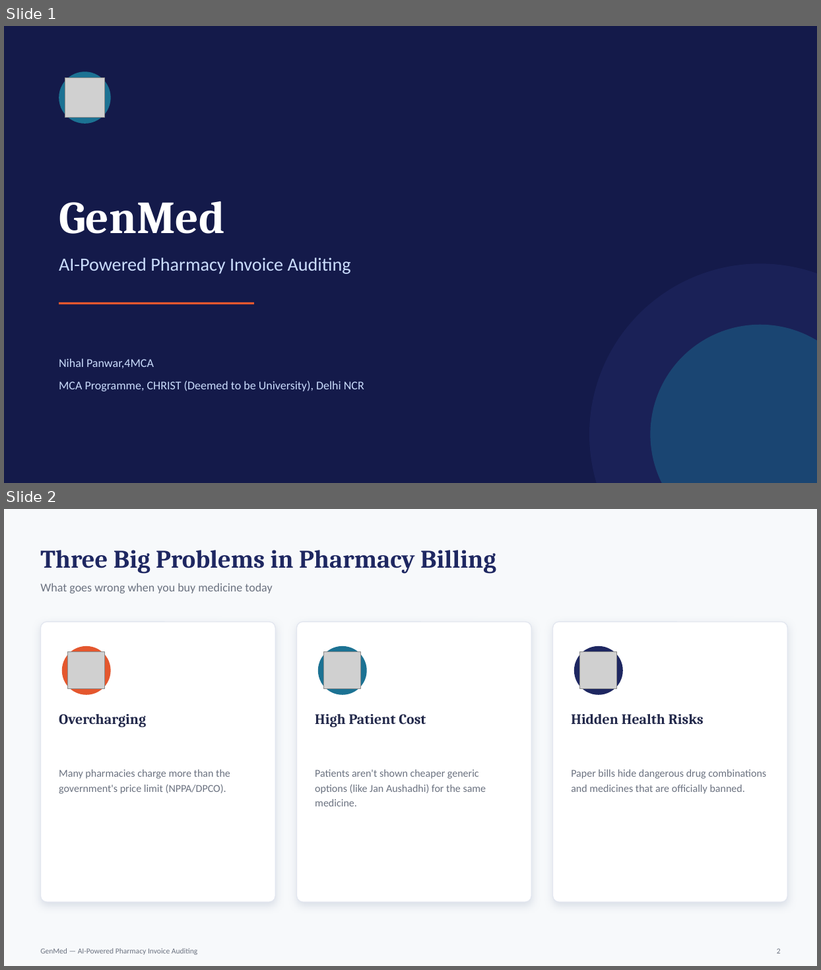
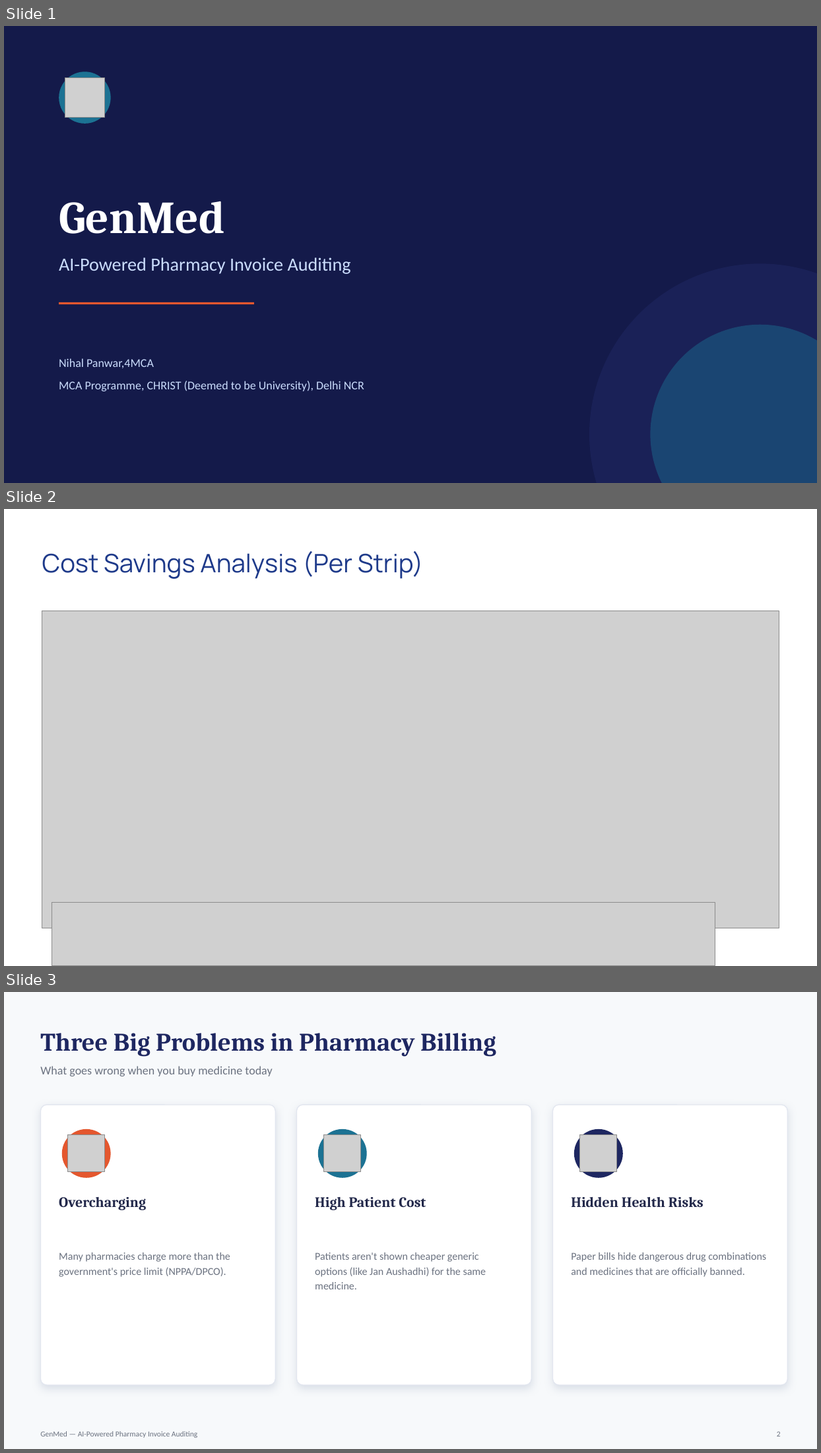
Before and after one commit to panwarnihal/GenMed, a slide deck: docs/presentation/GenMed_MidTerm.pptx. Shown one above the other, each under a label of ours: slides 1 and 2 before the commit, slides 1, 2 and 3 after it. The pictures are 821x970 and 821x1453 pixels, drawn with LibreOffice and Linux fonts; fonts in the diff are those of the drawing; grey boxes stand for pictures; background and template pictures are left out. Boxes give left, top, right and bottom in pixels: in the first picture for what was removed or moved away, otherwise in the second. Text is boxed around its words. In the diff, an @@ line names an element or a change of style, - is before the commit and + after.

```diff
--- a/docs/presentation/GenMed_MidTerm.pptx
+++ b/docs/presentation/GenMed_MidTerm.pptx
@@ slide 2 added at [4, 509, 817, 966], background picture (left out) @@
@@ text added at [42, 551, 424, 579], 30 pt, text #1E3A8A @@
+Cost Savings Analysis (Per Strip)
@@ picture added at [42, 611, 779, 929] @@
@@ picture added at [52, 902, 716, 966] @@
@@ what was slide 2 is now slide 3 @@
```
Also in this commit, not shown: 1 slide changed, 2 other files.
